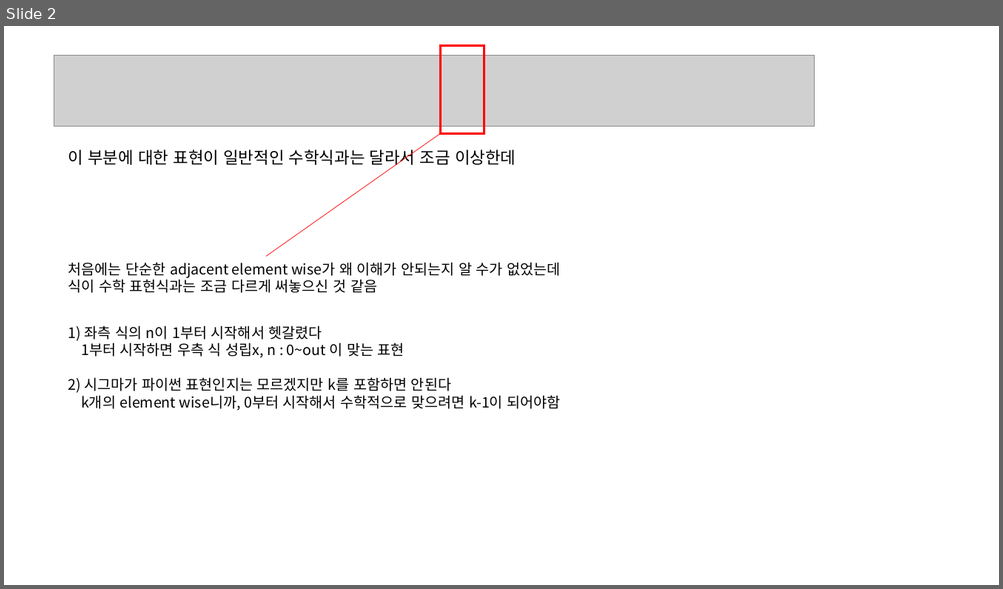
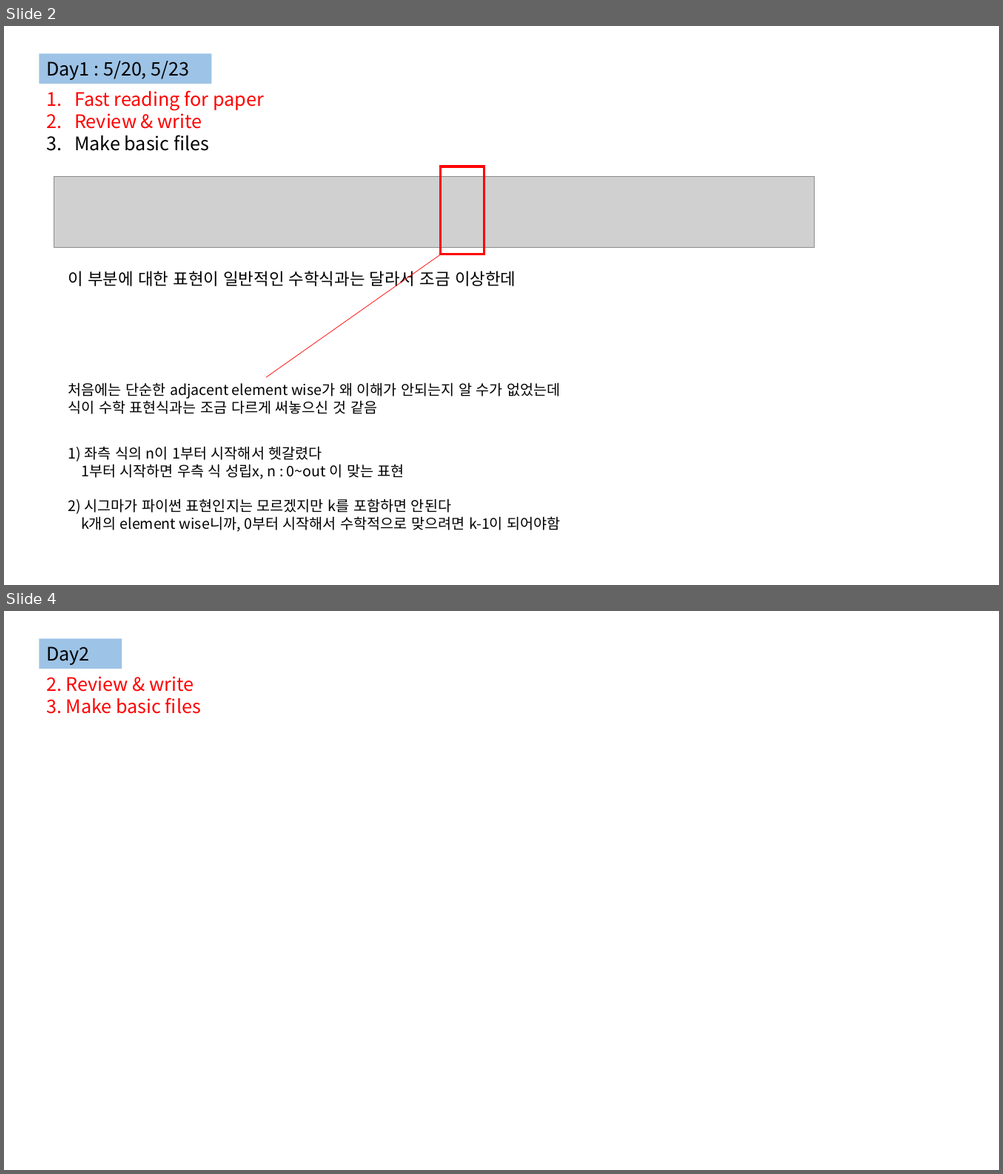
Before and after one commit to crapine1119/fishnet, a slide deck: PPT/fishnet_understanding.pptx. Shown one above the other, each under a label of ours: slide 2 before the commit, slides 2 and 4 after it; the slides between them are not shown. The pictures are 1003x589 and 1003x1174 pixels, drawn with LibreOffice and Linux fonts; fonts in the diff are those of the drawing; grey boxes stand for pictures. Boxes give left, top, right and bottom in pixels: in the first picture for what was removed or moved away, otherwise in the second. Text is boxed around its words. In the diff, an @@ line names an element or a change of style, - is before the commit and + after.

```diff
--- a/PPT/fishnet_understanding.pptx
+++ b/PPT/fishnet_understanding.pptx
@@ slide 4 added at box(4, 611, 999, 1170), background #FFFFFF @@
@@ rectangle added at box(39, 638, 122, 669), fill #9DC3E6, 18 pt, text #000000 @@
+Day2
@@ text added at box(46, 676, 201, 714), 18 pt, text #FF0000 @@
+2. Review & write
+3. Make basic files
@@ slide 2 changed as well @@
@@ rectangle added at box(39, 53, 211, 84), fill #9DC3E6, 18 pt, text #000000 @@
+Day1 : 5/20, 5/23
@@ text added at box(74, 90, 264, 151), 18 pt, text #FF0000 @@
+1. Fast reading for paper
+2. Review & write
+3. Make basic files
@@ 3 texts, 1 picture, 1 line, 1 rectangle: place and size @@
-3 texts, 1 picture, 1 line, 1 rectangle at box(54, 45, 814, 411)
+3 texts, 1 picture, 1 line, 1 rectangle at box(54, 167, 814, 532)
```
Also in this commit, not shown: 1 other slide changed, 1 other slide added, 2 other files.
